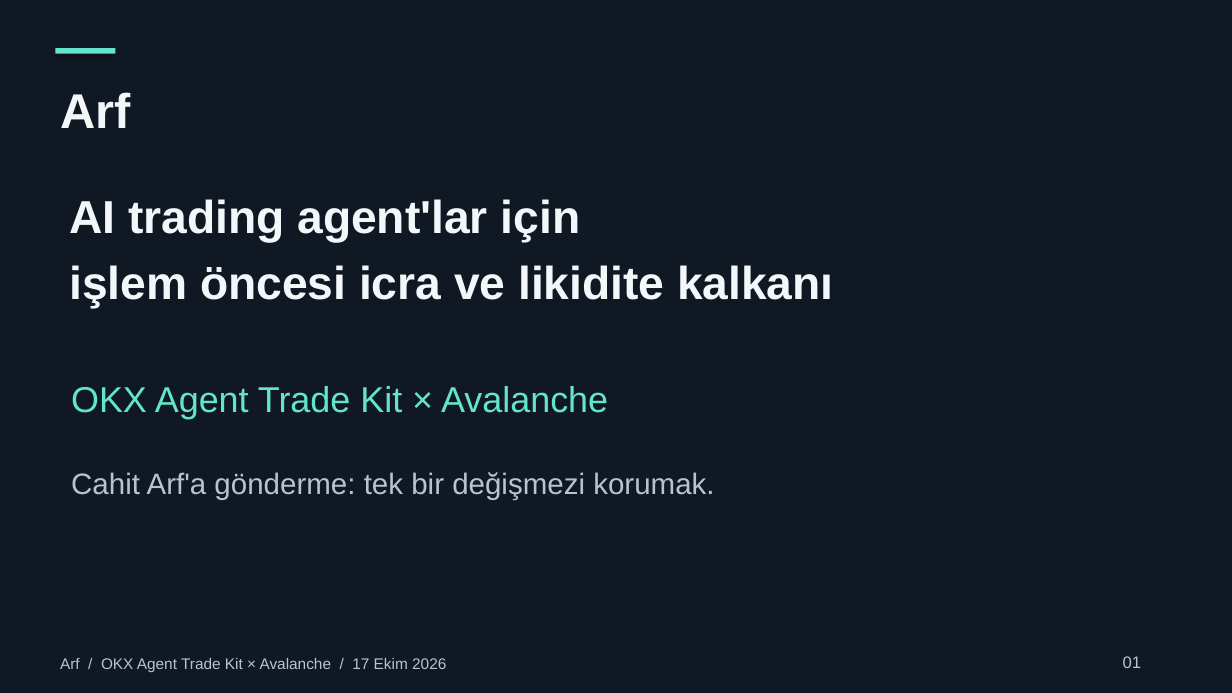
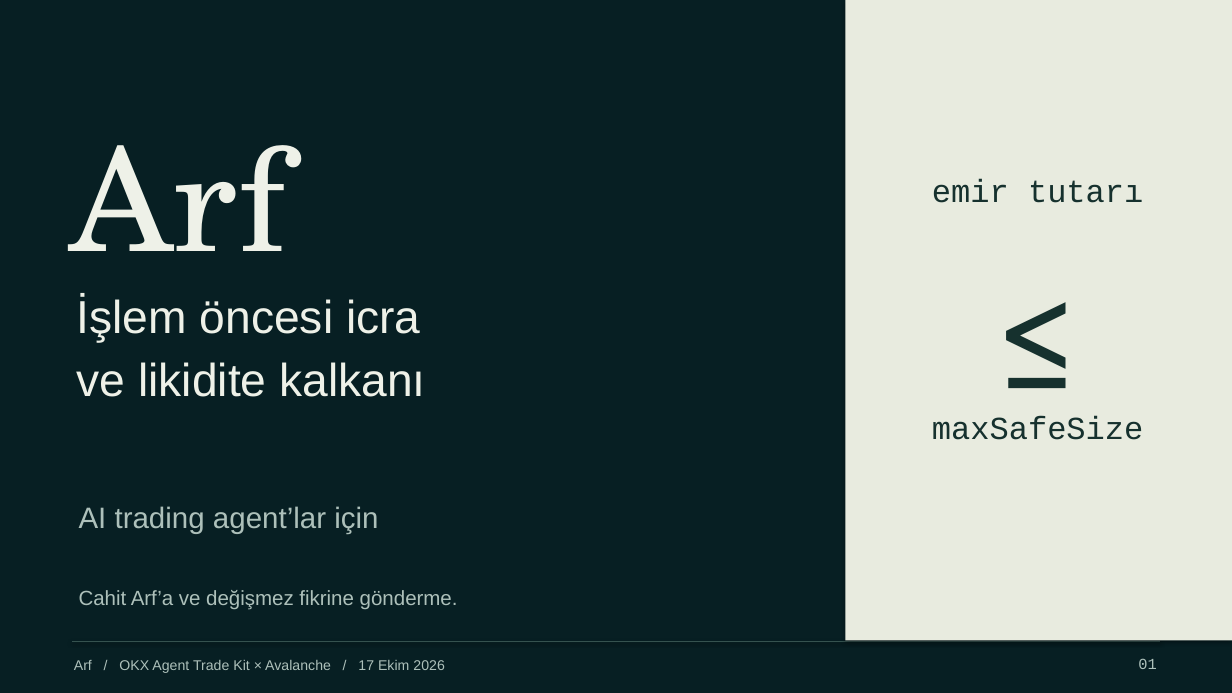
Before and after one commit to akifaybek/arf, a slide deck: slide 1 of presentation/Arf.pptx. Drawn at 1232x693 pixels with LibreOffice and Linux fonts; fonts in the diff are those of the drawing. Boxes give left, top, right and bottom in pixels: in the first picture for what was removed or moved away, otherwise in the second. Text is boxed around its words. In the diff, an @@ line names an element or a change of style, - is before the commit and + after.

```diff
--- a/presentation/Arf.pptx
+++ b/presentation/Arf.pptx
@@ background #101923 to #071F23 @@
@@ rectangle added at bbox=[846, 0, 1232, 640], fill #E8EBDF @@
@@ rectangle removed at bbox=[55, 48, 116, 54] @@
@@ text "Arf": place and size @@
-text "Arf" at bbox=[60, 92, 130, 128]
+text "Arf" at bbox=[69, 145, 287, 251]
@@ text "Arf" at bbox=[69, 145, 287, 251]: size 38 to 112 pt, font Arial to TeX Gyre Schola, text colour #F4F7FA to #EEF1E8, bold off; line spacing 1 to 1.05; less space between paragraphs @@
@@ text added at bbox=[932, 178, 1143, 203], 25 pt, text #16312E @@
+emir tutarı
@@ text added at bbox=[881, 246, 1195, 384], 100 pt, text #16312E @@
+≤
@@ text at bbox=[77, 299, 425, 397]: text changed; size 28 to 36 pt; text colour #62E4CD to #EEF1E8 @@
-OKX Agent Trade Kit × Avalanche
+İşlem öncesi icra
+ve likidite kalkanı
@@ text added at bbox=[932, 416, 1144, 440], 25 pt, text #16312E @@
+maxSafeSize
@@ text removed at bbox=[71, 472, 714, 500] @@
-Cahit Arf'a gönderme: tek bir değişmezi korumak.
@@ text at bbox=[79, 506, 378, 534]: text changed; size 36 to 23 pt; text colour #F4F7FA to #ADC0BA; bold off @@
-AI trading agent'lar için
-işlem öncesi icra ve likidite kalkanı
+AI trading agent’lar için
@@ text added at bbox=[79, 590, 458, 610], 16 pt, text #ADC0BA @@
+Cahit Arf’a ve değişmez fikrine gönderme.
@@ line added from (72, 641) to (1160, 641), #35524F 0.7 pt @@
@@ text "Arf / OKX Agent Trade ...": place and size @@
-text "Arf / OKX Agent Trade ..." at bbox=[60, 658, 446, 672]
+text "Arf / OKX Agent Trade ..." at bbox=[74, 660, 444, 673]
@@ text "Arf / OKX Agent Trade ..." at bbox=[74, 660, 444, 673]: size 12 to 11 pt, text colour #B6C4D1 to #ADC0BA; line spacing 1 to 1.05; less space between paragraphs @@
@@ text "01": place and size @@
-text "01" at bbox=[1123, 656, 1142, 668]
+text "01" at bbox=[1138, 658, 1156, 669]
@@ text "01" at bbox=[1138, 658, 1156, 669]: size 13 to 12 pt, font Arial to Courier New, text colour #B6C4D1 to #ADC0BA; alignment left to right; line spacing 1 to 1.05; less space between paragraphs @@
```
Also in this commit, not shown: 2 other slides changed, 7 slides added, 6 slides removed, 5 other files.
